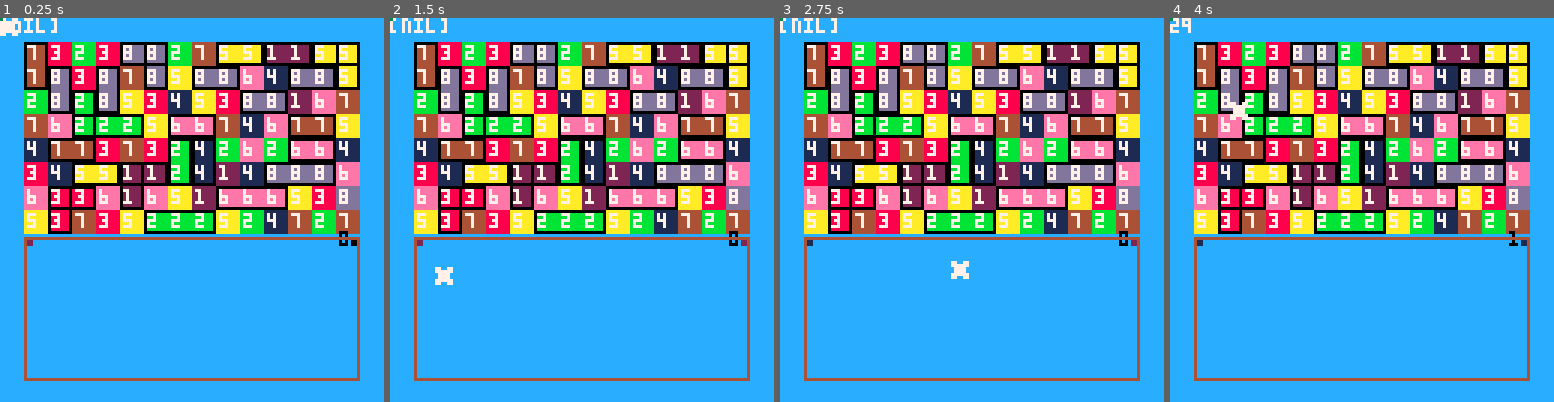
Above: before the commit, frames 1-4 (left to right).
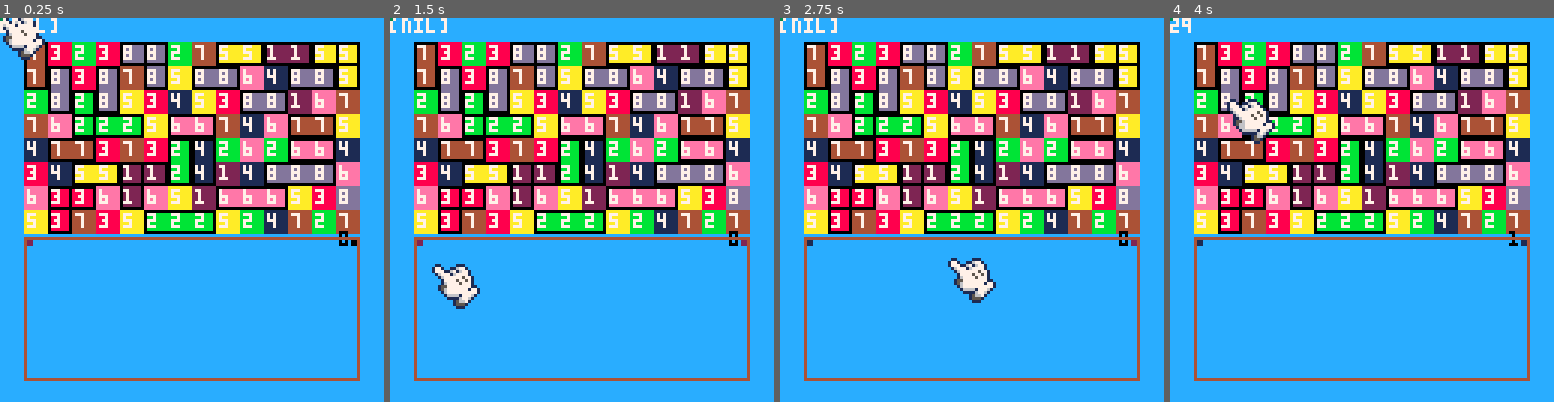
Above: after the commit, the same moments.

Repository: PxPerfectMike/match4
Game: PICO-8 cartridge match4.p8
Same seed, same stepped clock (60 frames per second), same inputs: the game is played once before the commit and once after it.
Inputs (mouse positions are in pixels of both pictures, inside the frame that each line leads up to):
- Up to frame 1 (0.25 s): no input
- Up to frame 2 (1.5 s): click (670, 121) at 0.67 s; click (436, 267) at 1.22 s
- Up to frame 3 (2.75 s): click (887, 114) at 1.77 s; click (952, 259) at 2.32 s
- Up to frame 4 (4 s): click (1404, 106) at 2.87 s; click (1465, 256) at 3.42 s; click (1231, 102) at 3.97 s

The runs differ from the first frame. In frame 1, 0.7% of the frame differs, in the area x 0-12%, y 0-11%; in frame 2, 0.8%, in the area x 10-24%, y 64-76%; in frame 3, 0.8%; in frame 4, 0.8%.

Commit message:
create and implement mouse graphics

Diff:
--- a/match4.p8
+++ b/match4.p8
@@ -48,7 +48,11 @@
     check_grid()
 
     --draw cursor
-    spr(0, stat(32) - 1, stat(33) - 1)
+    if stat(34) == 1 then
+        spr(16, stat(32) - 1, stat(33) - 1, 2, 2)
+    else
+        spr(18, stat(32) - 1, stat(33) - 1, 2, 2)
+    end
     print(stat(34))
     print(get_clicked_tile(), 0, 0, 7)
 
@@ -129,9 +133,9 @@
 --[[
     check for matching tiles and possible solutions
     returns:
-     -1: error in function
-      0: grid has possible solution with nothing matching
-      1: gird has no possible solutions with nothing matching
+    -1: error in function
+    0: grid has possible solution with nothing matching
+    1: gird has no possible solutions with nothing matching
 [table]: table of correct tiles
 ]]
 function check_grid()
Not shown, changed: 21 lines of the sprite sheet (__gfx__) section of match4.p8
